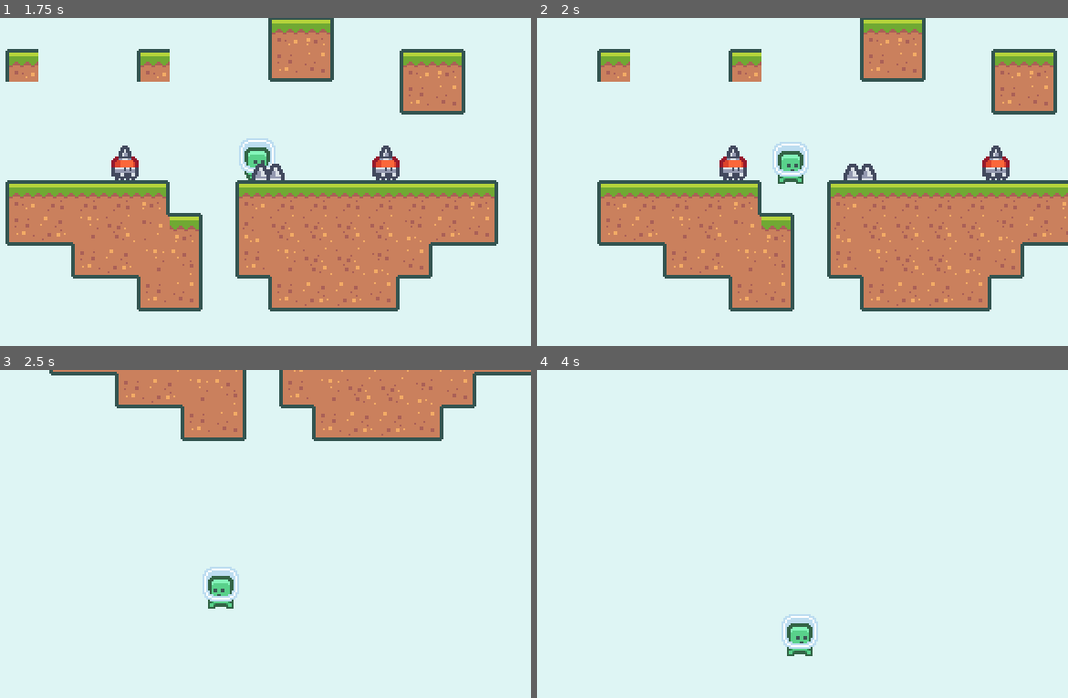
Above: before the commit, frames 1-4 (two rows, left to right).
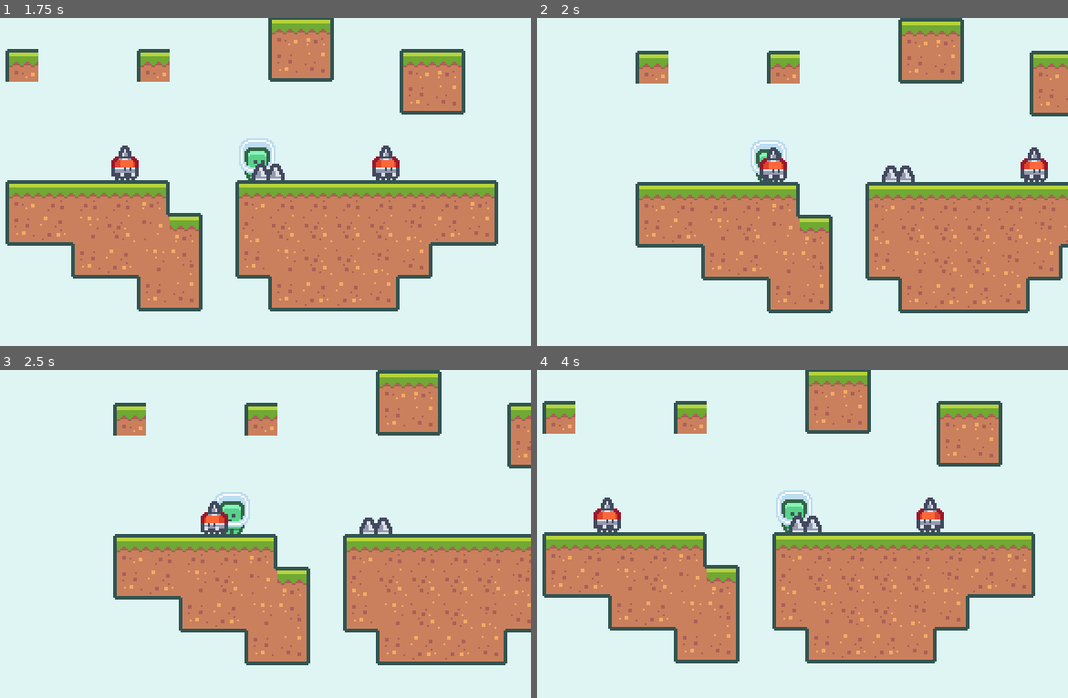
Above: after the commit, the same moments.

Repository: nahuakang/2dplatformer
Game: Godot game, scene res://scenes/BaseLevel.tscn
Two runs of this game, one before a commit and one after it. Both use one fixed random seed, a clock stepped at 60 frames per second and the inputs below. This scene is started directly instead of the project's main scene.
Inputs:
- Up to frame 1 (1.75 s): hold D (move_right) from 0.53 s (still down); tap W (jump) at 0.77, 1.52 s
- Up to frame 2 (2 s): keep holding D (move_right)
- Up to frame 3 (2.5 s): release D (move_right) at 2.03 s; hold A (move_left) from 2.03 s (still down)
- Up to frame 4 (4 s): release A (move_left) at 2.78 s; hold D (move_right) from 2.78 s (still down); tap W (jump) at 3.02, 3.77 s

Frame 1 is identical in both runs. In frame 2, 26% of the frame differs, in the area x 11-100%, y 0-90%; in frame 3, 37%, in the area x 9-100%, y 0-90%; in frame 4, 34%.

Commit message:
Make enemy dangerous to player

Diff:
--- a/scenes/Enemy.tscn
+++ b/scenes/Enemy.tscn
@@ -1,8 +1,11 @@
-[gd_scene load_steps=7 format=2]
+[gd_scene load_steps=8 format=2]
 
 [ext_resource path="res://assets/enemy/character_0016.png" type="Texture" id=1]
 [ext_resource path="res://assets/enemy/character_0015.png" type="Texture" id=2]
 [ext_resource path="res://scenes/Enemy.gd" type="Script" id=3]
+
+[sub_resource type="RectangleShape2D" id=3]
+extents = Vector2( 7, 6 )
 
 [sub_resource type="SpriteFrames" id=1]
 animations = [ {
@@ -15,13 +18,21 @@
 [sub_resource type="RectangleShape2D" id=2]
 extents = Vector2( 7, 6 )
 
-[sub_resource type="RectangleShape2D" id=3]
-extents = Vector2( 7, 6 )
+[sub_resource type="CircleShape2D" id=4]
+radius = 7.0
 
 [node name="Enemy" type="KinematicBody2D"]
 collision_layer = 0
 script = ExtResource( 3 )
 start_direction = 1
+
+[node name="GoalDetector" type="Area2D" parent="."]
+collision_layer = 131072
+collision_mask = 131072
+
+[node name="CollisionShape2D" type="CollisionShape2D" parent="GoalDetector"]
+position = Vector2( 0, -6 )
+shape = SubResource( 3 )
 
 [node name="AnimatedSprite" type="AnimatedSprite" parent="."]
 frames = SubResource( 1 )
@@ -34,10 +45,10 @@
 shape = SubResource( 2 )
 one_way_collision_margin = 0.0
 
-[node name="GoalDetector" type="Area2D" parent="."]
-collision_layer = 131072
-collision_mask = 131072
+[node name="HazardArea" type="Area2D" parent="."]
+collision_layer = 262144
+collision_mask = 262144
 
-[node name="CollisionShape2D" type="CollisionShape2D" parent="GoalDetector"]
-position = Vector2( 0, -6 )
-shape = SubResource( 3 )
+[node name="CollisionShape2D" type="CollisionShape2D" parent="HazardArea"]
+position = Vector2( 0, -7 )
+shape = SubResource( 4 )
